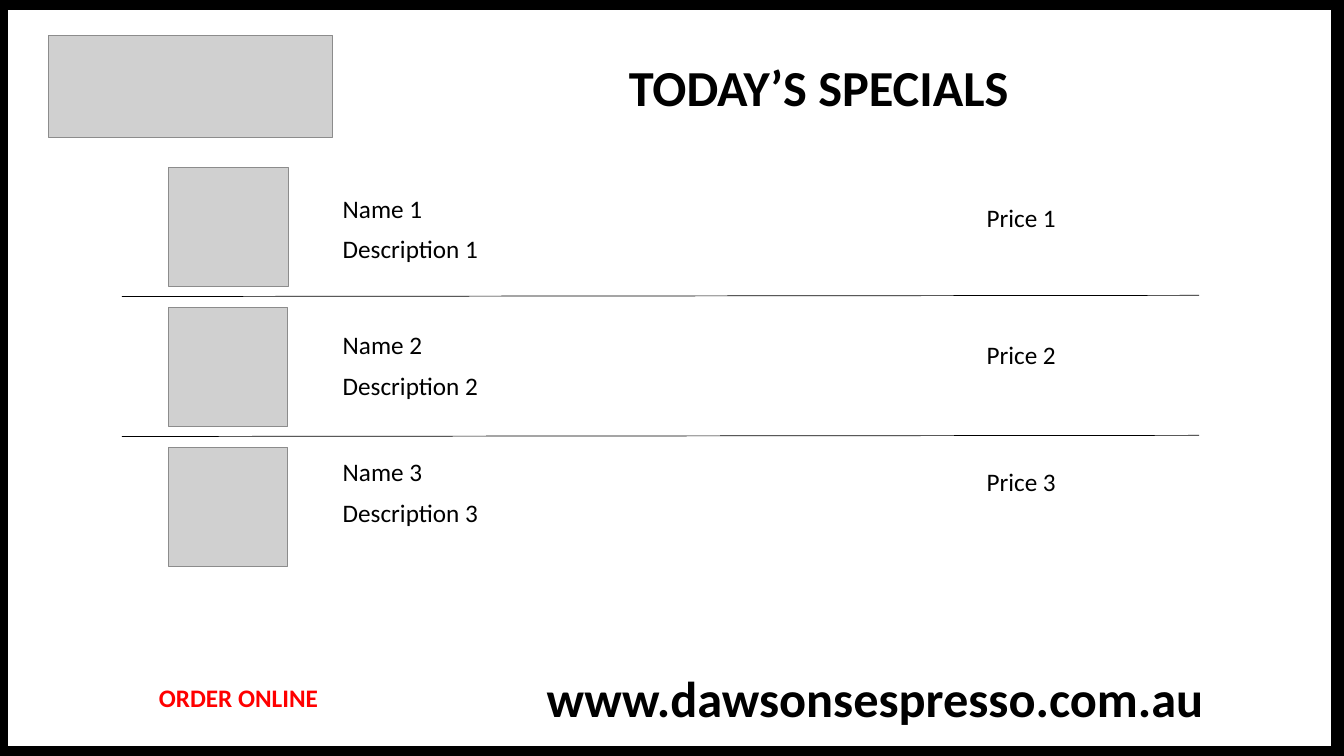
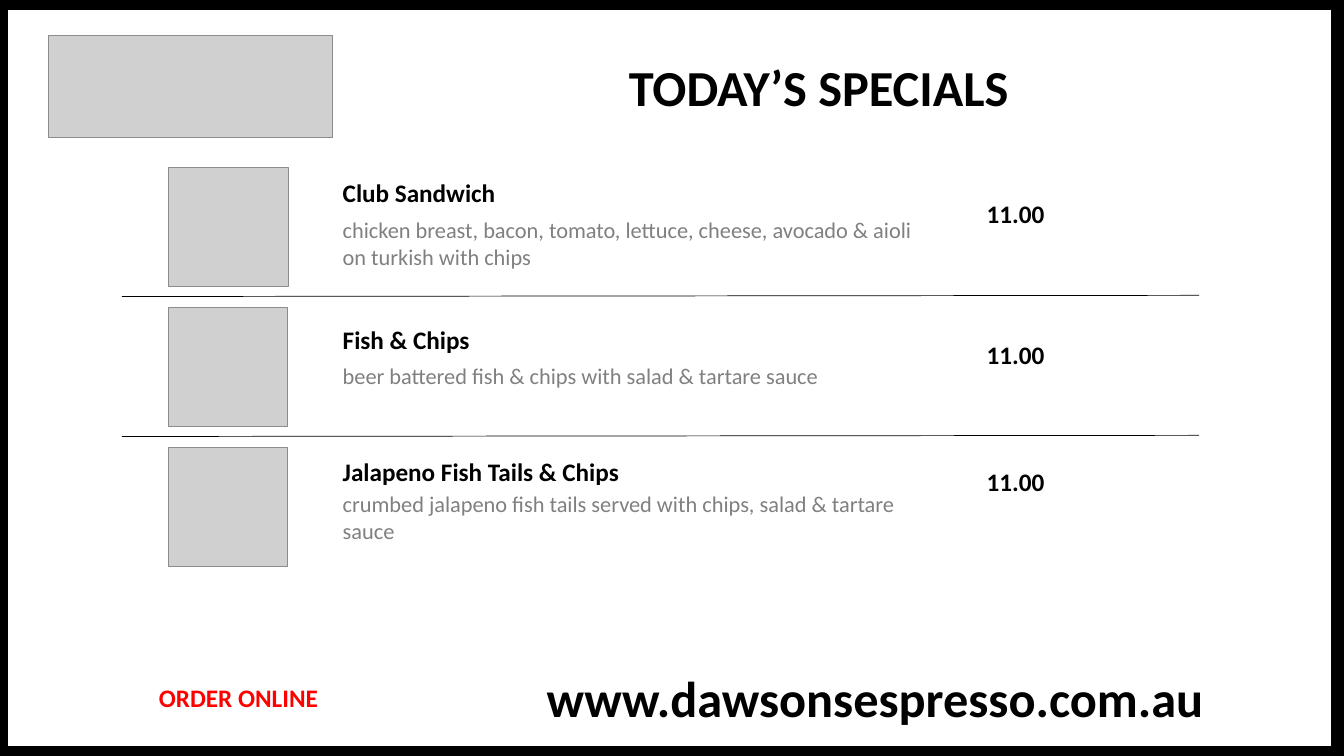
Before and after one commit to jermainejanszen/dawsonspresentation, a slide deck: slide 1 of resources/SpecialsSlide.pptx. Drawn at 1344x756 pixels with LibreOffice and Linux fonts; fonts in the diff are those of the drawing; grey boxes stand for pictures. Boxes give left, top, right and bottom in pixels: in the first picture for what was removed or moved away, otherwise in the second. Text is boxed around its words. In the diff, an @@ line names an element or a change of style, - is before the commit and + after.

Commit message:
view module now updates menu items name, desc, and price

```diff
--- a/resources/SpecialsSlide.pptx
+++ b/resources/SpecialsSlide.pptx
@@ text at (x1=343, y1=184, x2=495, y2=203): text changed; bold on @@
-Name 1
+Club Sandwich
@@ text at (x1=987, y1=206, x2=1045, y2=223): text changed; bold on @@
-Price 1
+11.00
@@ text at (x1=343, y1=222, x2=911, y2=269): text changed; size 18 to 16 pt; text colour #000000 to #808080 @@
-Description 1
+chicken breast, bacon, tomato, lettuce, cheese, avocado & aioli on turkish with chips
@@ text at (x1=343, y1=331, x2=469, y2=353): text changed; bold on @@
-Name 2
+Fish & Chips
@@ text at (x1=987, y1=347, x2=1045, y2=364): text changed; bold on @@
-Price 2
+11.00
@@ text at (x1=343, y1=368, x2=818, y2=388): text changed; size 18 to 16 pt; text colour #000000 to #808080 @@
-Description 2
+beer battered fish & chips with salad & tartare sauce
@@ text at (x1=343, y1=463, x2=618, y2=485): text changed; bold on @@
-Name 3
+Jalapeno Fish Tails & Chips
@@ text at (x1=987, y1=474, x2=1045, y2=491): text changed; bold on @@
-Price 3
+11.00
@@ text at (x1=343, y1=496, x2=894, y2=539): text changed; size 18 to 16 pt; text colour #000000 to #808080 @@
-Description 3
+crumbed jalapeno fish tails served with chips, salad & tartare sauce
```
Also in this commit, not shown: 2 other files.
